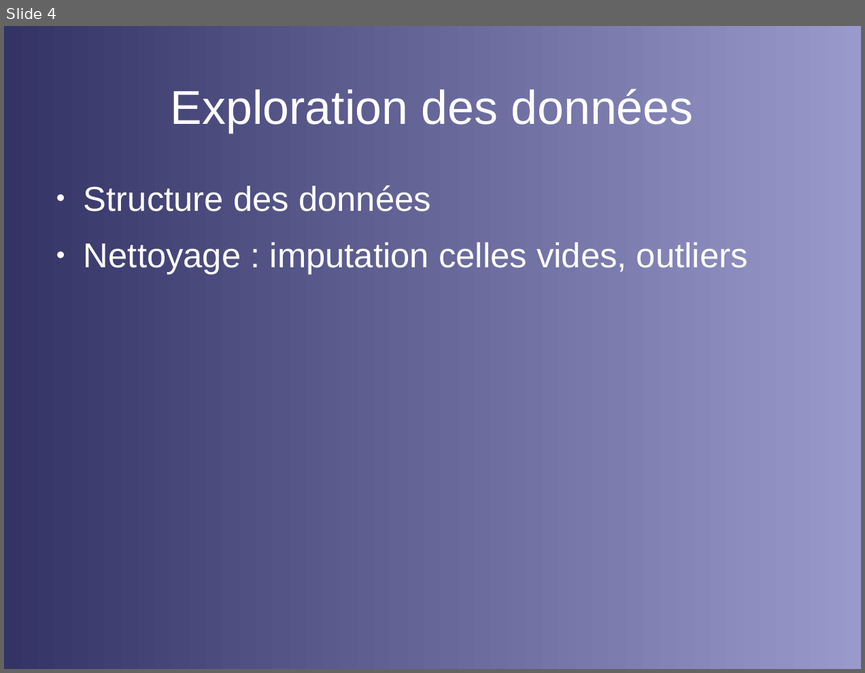
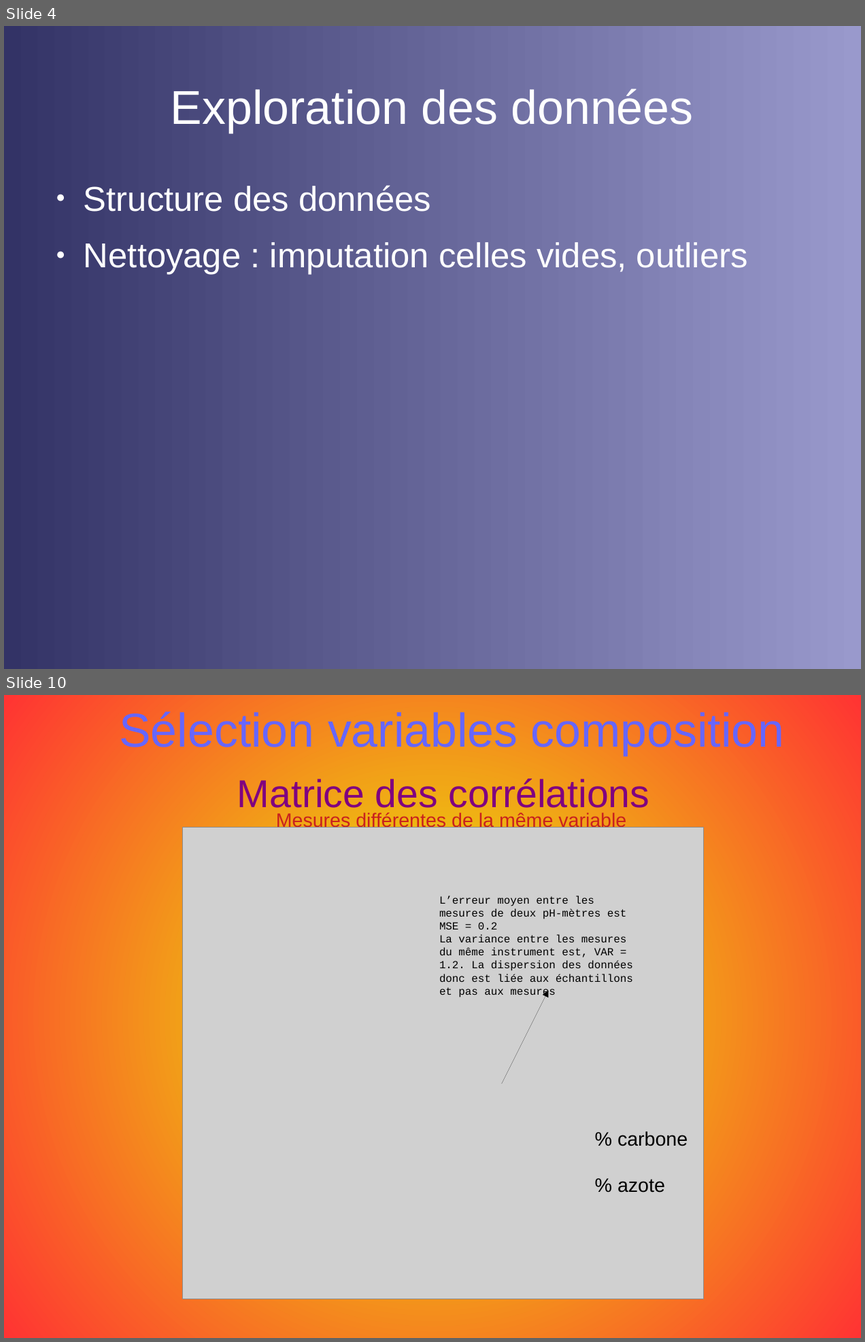
Before and after one commit to opsabarsec/African-soil-chemistry, a slide deck: documents/P7_presentation.odp. Shown one above the other, each under a label of ours: slide 4 before the commit, slides 4 and 10 after it; the slides between them are not shown. The pictures are 865x673 and 865x1342 pixels, drawn with LibreOffice and Linux fonts; fonts in the diff are those of the drawing; grey boxes stand for pictures. Boxes give left, top, right and bottom in pixels: in the first picture for what was removed or moved away, otherwise in the second. Text is boxed around its words. In the diff, an @@ line names an element or a change of style, - is before the commit and + after.

```diff
--- a/documents/P7_presentation.odp
+++ b/documents/P7_presentation.odp
@@ slide 10 added at <box>4,695,861,1338</box>, background gradient #E6FF00 to #FF3333 @@
@@ title added at <box>119,711,785,756</box>, 44 pt, text #6666FF @@
+Sélection variables composition
@@ text added at <box>237,779,649,815</box>, 36 pt, text #800080 @@
+Matrice des corrélations
@@ text added at <box>276,813,626,830</box>, 18 pt, text #C9211E @@
+Mesures différentes de la même variable
@@ picture added at <box>183,827,704,1299</box> @@
@@ text added at <box>439,896,633,998</box>, 10 pt, text #000000 @@
+L’erreur moyen entre les mesures de deux pH-mètres est MSE = 0.2
+La variance entre les mesures du même instrument est, VAR = 1.2. La dispersion des données donc est liée aux échantillons et pas aux mesures
@@ arrow added from (502, 1084) to (548, 990), #000000 0 pt @@
@@ text added at <box>617,1132,687,1193</box>, 18 pt, text #000000 @@
+% carbone
+% azote
```
Also in this commit, not shown: 2 slides changed, 6 other slides added, 1 slide removed, 6 other files.
